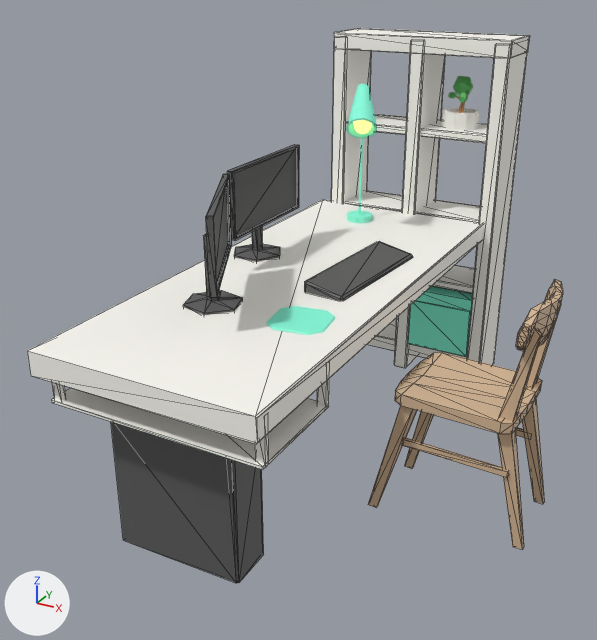
The glTF model frontend/src/assets/3d/furniture/deskChair1.glb as it was, and as the next commit left it.
Camera for both pictures: a camera (50 mm lens) standing at (0.038, -0.784, 0.53) and looking at (-0.339, -0.099, 0.187). The lights are fixed; the arrows at lower left show +X, +Y and +Z. Mesh edges are drawn as thin lines on the coarser meshes. Vertices at the same position are counted once.
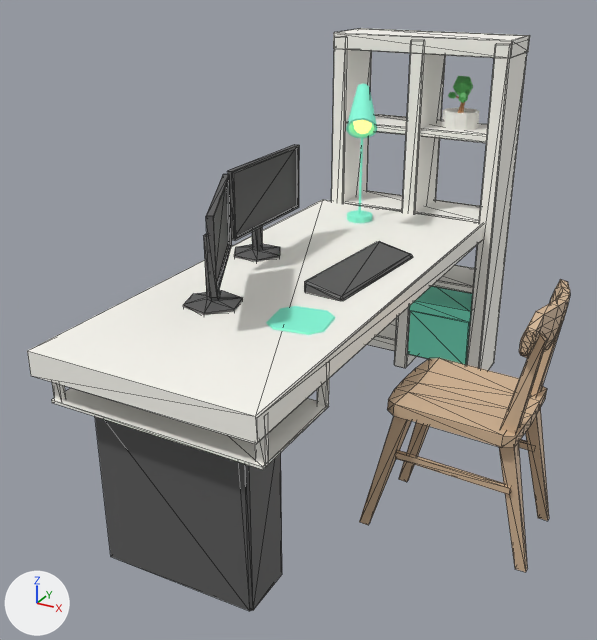
The newer file is also turned or shifted as a whole; pictures and numbers use the older file's frame.

Diff of the bpy script that builds the scene:
```diff
--- a/frontend/src/assets/3d/furniture/deskChair1.glb.py
+++ b/frontend/src/assets/3d/furniture/deskChair1.glb.py
@@ me_mesh_153 @@
 # used by ob_pcube104; location = (0.0, 0.116, 0.0); rotation_euler = (-1.571, 0.0, 3.142), in degrees (-90, 0, 180); scale = (-0.01, -0.01, -0.01)
-me_mesh_153.from_pydata(...)  # 24 vertices, 44 faces; spans x -41.66..-28.76, y 2.09..15.88, z -42.06..-37.16
+me_mesh_153.from_pydata(...)  # 24 vertices, 44 faces; spans x -42.51..-26.77, y 0.58..17.52, z -43.1..-37.12
+# me_mesh_153 part 1: 24 of 24 vertices moved; they spanned x -41.66..-28.76, y 2.09..15.88, z -42.06..-37.16 and now span x -42.51..-26.77, y 0.58..17.52, z -43.1..-37.12; mean shift (0.68, 0.42, -0.33); largest move (-28.76, 15.49, -41.64) -> (-26.77, 17.04, -42.58)
 me_mesh_153.materials.append(mat_noir)
@@ me_mesh_182 @@
 me_mesh_182.from_pydata(...)  # 16 vertices, 26 faces; spans x -32.62..-24.18, y 4.44..12.5, z 7.09..14.66
 # used by ob_pcube139; location = (0.0, 0.116, 0.0); rotation_euler = (-1.571, 0.0, 3.142), in degrees (-90, 0, 180); scale = (-0.01, -0.01, -0.01)
+# me_mesh_182 part 2: the whole mesh is moved by (0.0, -1.56, 0.0)
 me_mesh_182.materials.append(mat_turquoise)
@@ me_mesh_220 @@
 me_mesh_220.from_pydata(...)  # 104 vertices, 172 faces; spans x -25.0..-7.6, y 2.4..24.8, z -25.0..-8.5
 # used by ob_mesh12; location = (-0.166, 0.132, 0.0); rotation_euler = (-1.571, 0.0, -2.324), in degrees (-90, 0, -133); scale = (-0.01, -0.01, -0.01)
+# me_mesh_220 part 3: the whole mesh is scaled about its middle by 1.08, then moved by (-0.2, -0.9, -0.3)
 me_mesh_220.materials.append(mat_beige)
@@ me_mesh_221 @@
 me_mesh_221.from_pydata(...)  # 100 vertices, 196 faces; spans x -0.45..0.45, y -0.72..0.76, z -2.13..0.8
 # used by ob_pcube163; location = (-0.098, -0.098, 0.243); rotation_euler = (-1.755, 0.0, -1.579), in degrees (-101, 0, -90); scale = (-0.118, -0.0296, -0.00646)
+# me_mesh_221 part 4: the whole mesh is scaled about its middle by 1.08, then moved by (-0.03, 0.03, -0.88)
 me_mesh_221.materials.append(mat_beige)
```

What differs and where, as boxes [x1, y1, x2, y2] in the pictures (597 x 640 px):
'pCube104', reshaped (22% wider, 20% taller): before [111, 422, 264, 583]; after [95, 417, 282, 611]
'Mesh12', mesh rescaled: before [368, 305, 561, 550]; after [359, 325, 562, 572]
'pCube139', mesh moved: before [408, 286, 473, 356]; after [408, 286, 473, 365]
'pCube163', mesh rescaled (8% wider, 8% taller): before [516, 279, 563, 352]; after [519, 279, 570, 358]
